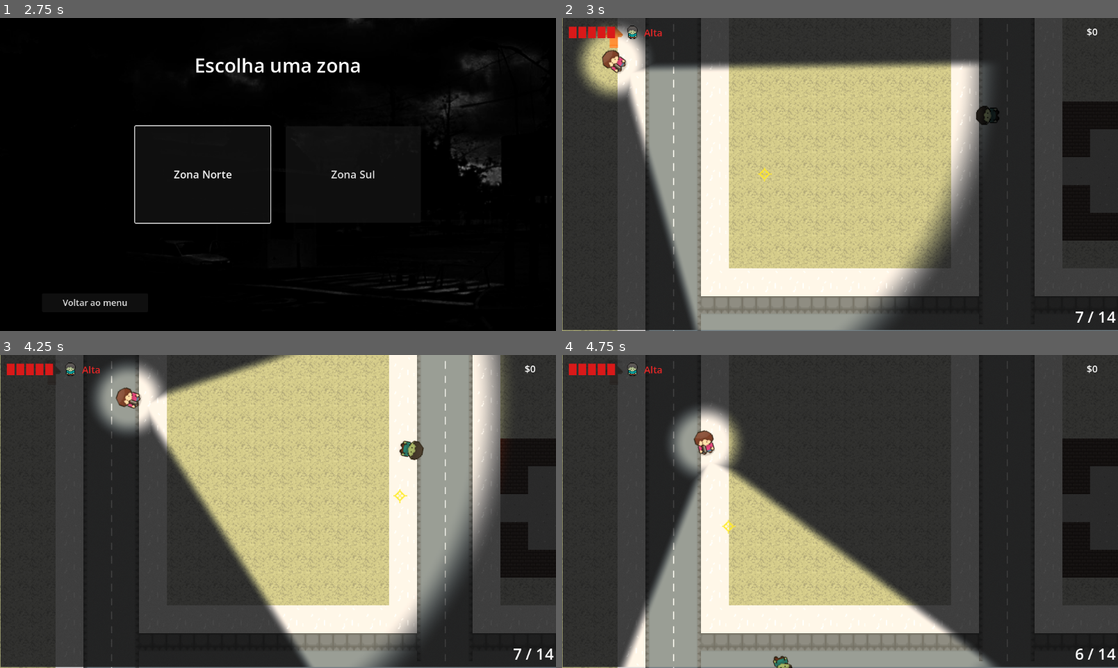
Above: before the commit, frames 1-4 (two rows, left to right).
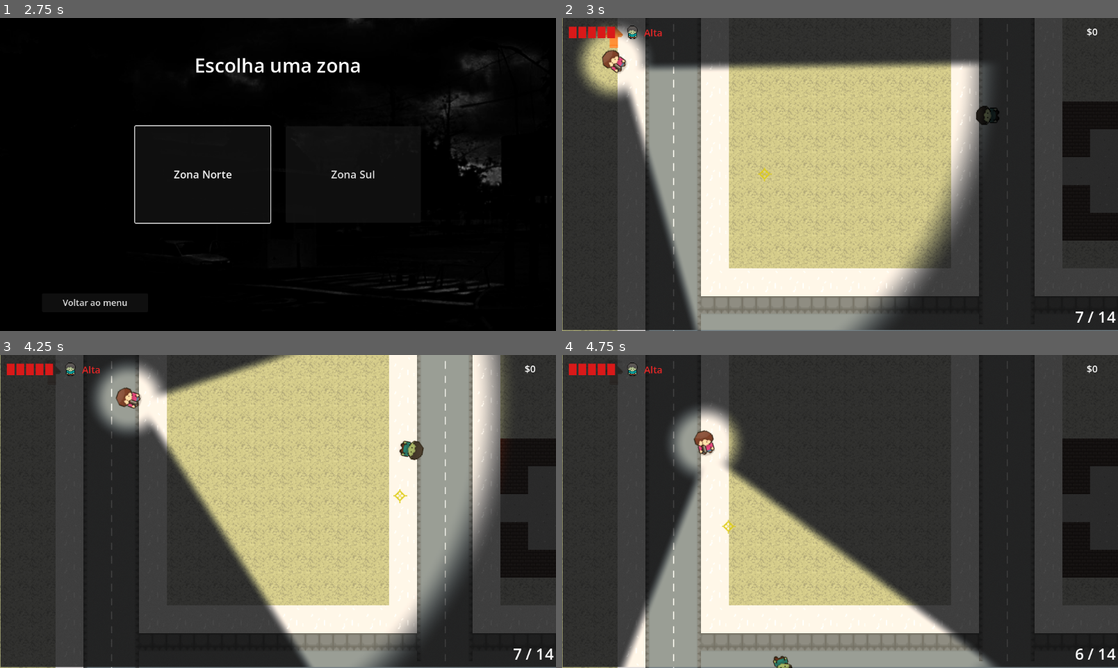
Above: after the commit, the same moments.

Repository: ClaudersonXavier/faculandia
Game: Godot game, scene res://scenes/world/menu_principal.tscn
The game is run twice, just before and just after one commit, with the same random seed, the same clock (stepped at 60 frames per second) and the same inputs.
Inputs (mouse positions are in pixels of both pictures, inside the frame that each line leads up to):
- Up to frame 1 (2.75 s): click "Novo Jogo" at 0.5 s; click "Novo Jogo" at 1.25 s; click "Slot 1 — vazia" at 2 s
- Up to frame 2 (3 s): click "Zona Norte" at 2.75 s
- Up to frame 3 (4.25 s): tap Enter at 3.5 s; move the mouse to (400, 495) at 3.52 s; hold Right (ui_right) from 3.53 s (still down); tap E (interact) at 3.6 s
- Up to frame 4 (4.75 s): move the mouse to (728, 527) at 4.27 s; release Right (ui_right) at 4.28 s; hold Down (ui_down) from 4.28 s (still down); click (728, 527) at 4.35 s

Frame 1 is identical in both runs. In frame 2, less than 0.1% of the frame differs, in the area x 11-38%, y 15-52%; in frame 3, less than 0.1%, in the area x 26-74%, y 11-48%; in frame 4, less than 0.1%.

Commit message:
fix de sons

Diff:
--- a/scenes/objects/player.tscn
+++ b/scenes/objects/player.tscn
@@ -1,8 +1,6 @@
 [gd_scene format=3 uid="uid://djlmx6kejub5r"]
 
 [ext_resource type="Script" uid="uid://gm7dyni7wdu7" path="res://scripts/player/player_moviment.gd" id="1_moviment"]
-[ext_resource type="Texture2D" uid="uid://c4sqt5p8s02l7" path="res://resources/sprites/mira_placeholder.png" id="2_mira"]
-[ext_resource type="Script" uid="uid://boff4cv6ld4l0" path="res://scripts/player/crosshair.gd" id="3_crosshair"]
 [ext_resource type="Script" uid="uid://bb406q67khtjw" path="res://scripts/weapons/pistol.gd" id="4_pistol"]
 [ext_resource type="Texture2D" uid="uid://cbk4cauan8rwa" path="res://resources/sprites/items/pistola.png" id="5_pistola"]
 [ext_resource type="Script" uid="uid://rtvqkjufbuxe" path="res://scripts/player/player_vision.gd" id="6_vision"]
@@ -60,11 +58,6 @@
 collision_mask = 13
 script = ExtResource("1_moviment")
 
-[node name="crosshair" type="Sprite2D" parent="." unique_id=16264884]
-position = Vector2(-548, -273)
-texture = ExtResource("2_mira")
-script = ExtResource("3_crosshair")
-
 [node name="player_collision" type="CollisionShape2D" parent="." unique_id=1265250815]
 shape = SubResource("RectangleShape2D_pgf2v")
 
--- a/scenes/ui/camada_ui.tscn
+++ b/scenes/ui/camada_ui.tscn
@@ -3,6 +3,8 @@
 [ext_resource type="Shader" uid="uid://b7x1p12l55vt2" path="res://shaders/visao_conica.gdshader" id="1_shader"]
 [ext_resource type="Script" uid="uid://baamqyjj7y8iv" path="res://scripts/world/hud.gd" id="2_hud"]
 [ext_resource type="Texture2D" uid="uid://y7ycg0vdpm1l" path="res://resources/sprites/characters/ameaca.png" id="3_ameaca"]
+[ext_resource type="Texture2D" uid="uid://c4sqt5p8s02l7" path="res://resources/sprites/mira_placeholder.png" id="4_mira"]
+[ext_resource type="Script" uid="uid://boff4cv6ld4l0" path="res://scripts/player/crosshair.gd" id="5_crosshair"]
 
 [sub_resource type="ShaderMaterial" id="ShaderMaterial_visao"]
 shader = ExtResource("1_shader")
@@ -138,4 +140,8 @@
 layout_mode = 2
 size_flags_vertical = 4
 theme_override_font_sizes/font_size = 20
+
+[node name="crosshair" type="Sprite2D" parent="." unique_id=16264884]
+texture = ExtResource("4_mira")
+script = ExtResource("5_crosshair")
 text = "Limpa"
--- a/scripts/core/noise_type_config.gd
+++ b/scripts/core/noise_type_config.gd
@@ -5,7 +5,7 @@
 		&"footstep":
 			return -23.0
 		&"gunshot":
-			return -6.0
+			return 2.0
 		&"bullet_impact":
 			return -17.0
 		&"zombie_growl":
--- a/scripts/player/crosshair.gd
+++ b/scripts/player/crosshair.gd
@@ -1,11 +1,23 @@
 extends Sprite2D
 
+## Vive na CanvasLayer (camada_ui.tscn), como ultimo filho — assim desenha
+## por cima de tudo (paredes, HUD, overlay de escuridao da visao) e nunca e'
+## escurecida pelo shader de fog-of-war, que so' escurece o que ja foi
+## desenhado ANTES dele na arvore (mundo em canvas layer 0). Por estar numa
+## CanvasLayer, a posicao e' em coordenadas de tela/viewport, nao de mundo —
+## por isso usa get_viewport().get_mouse_position() em vez de
+## get_global_mouse_position(). Pelo mesmo motivo, tambem nao sofre mais o
+## zoom da Camera2D do jogador (que so' afeta o que e' desenhado em espaco de
+## mundo) — sem compensar isso a mira ficaria menor do que antes (quando era
+## filha do Player e era ampliada pelo zoom da camera). Por isso escala pelo
+## zoom da camera ativa a cada frame, pra manter o tamanho visual de sempre.
 
-# Called when the node enters the scene tree for the first time.
 func _ready() -> void:
 	Input.mouse_mode = Input.MOUSE_MODE_HIDDEN
 
 
-# Called every frame. 'delta' is the elapsed time since the previous frame.
 func _physics_process(_delta: float) -> void:
-	global_position = get_global_mouse_position()
+	global_position = get_viewport().get_mouse_position()
+	var camera := get_viewport().get_camera_2d()
+	if camera:
+		scale = camera.zoom
--- a/shaders/visao_conica.gdshader
+++ b/shaders/visao_conica.gdshader
@@ -60,7 +60,14 @@
 		}
 	}
 
-	float visible_amount = clamp(max(max(cone_visible, inner_visible), total_light_visible), 0.0, 1.0);
+	// Combinacao suave (screen blend) em vez de max(): com max(), a regiao
+	// onde o cone e o circulo interno se cruzam salta abruptamente para
+	// "quem for mais forte ali", criando um degrau/emenda visivel entre as
+	// duas formas. Screen blend funde as contribuicoes continuamente (sem
+	// nunca estourar acima de 1.0), entao a transicao cone<->circulo fica
+	// uma unica luz homogenea em vez de dois formatos colados.
+	float visible_amount = 1.0 - (1.0 - cone_visible) * (1.0 - inner_visible) * (1.0 - total_light_visible);
+	visible_amount = clamp(visible_amount, 0.0, 1.0);
 
 	float gray = dot(base.rgb, vec3(0.299, 0.587, 0.114));
 	float outside_darkness = mix(1.0, outside_brightness, darkness_alpha);
Not shown, removed: resources/sounds/musica/tema.mp3.import
Not shown, changed: AGENTS.md
Not shown, removed: resources/sounds/musica/tema.mp3
